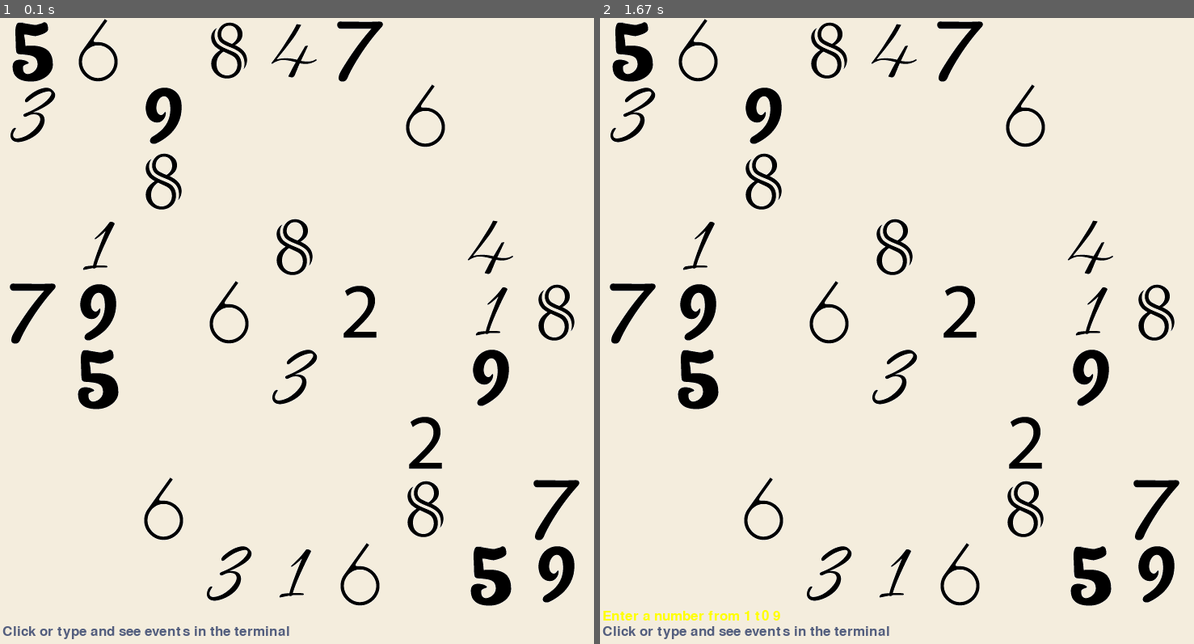
Above: before the commit, frames 1-2 (left to right).
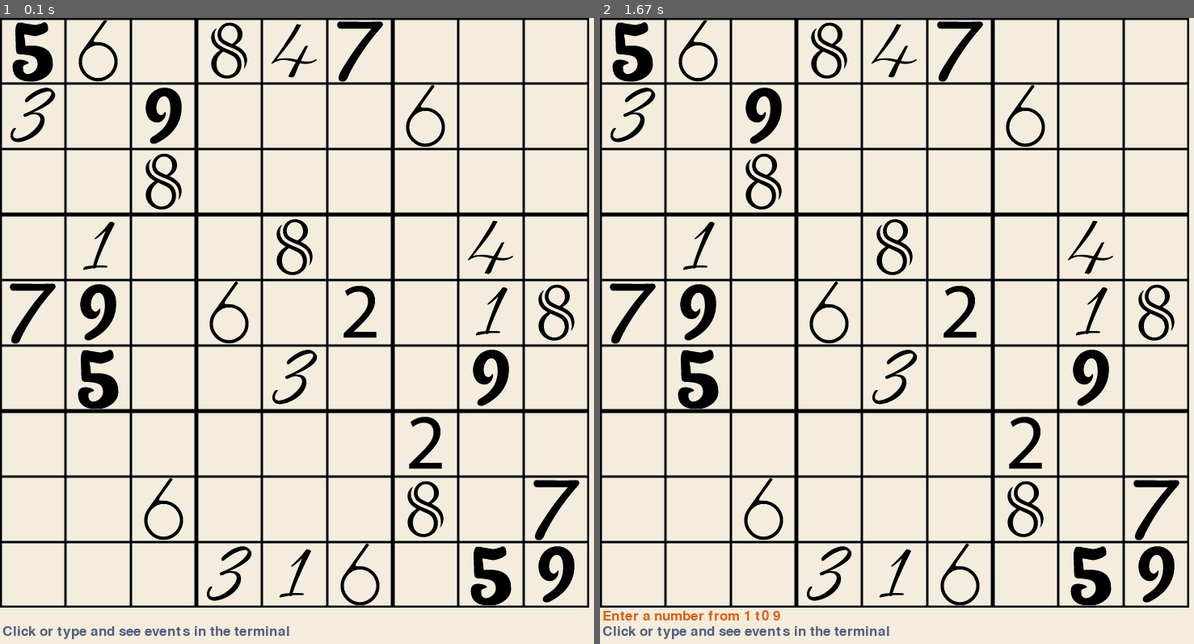
Above: after the commit, the same moments.

Repository: MAOneill/pygame-sudoku
Game: pygame game, started from pygame_soduko.py
Same seed, same stepped clock (60 frames per second), same inputs: the game is played once before the commit and once after it.
Inputs (mouse positions are in pixels of both pictures, inside the frame that each line leads up to):
- Up to frame 1 (0.1 s): no input
- Up to frame 2 (1.67 s): click (914, 331) at 0.38 s

The runs differ from the first frame. In frame 1, 10% of the frame differs, in the area x 0-100%, y 0-95%; in frame 2, 11%, in the area x 0-100%, y 0-97%.

Commit message:
added grid lines

Diff:
--- a/pygame_soduko.py
+++ b/pygame_soduko.py
@@ -143,7 +143,7 @@
     pitch_blue_color = (83,94,126)
     red_color = (255,0,0)
     green_color = (89,162,134)
-    orange_color = (26,139,79)
+    orange_color = (224,95,20)
 
     pygame.init()
     screen = pygame.display.set_mode((width, height))
@@ -152,6 +152,7 @@
     clock = pygame.time.Clock()
 
     # Game initialization
+    grid_image = pygame.image.load('numbers/big_grid_lines.png').convert_alpha()
     # image1 = pygame.image.load('numbers/1_background_transparent.png').convert_alpha()
     # image2 = pygame.image.load('numbers/2_background_transparent.png').convert_alpha()
     # image3 = pygame.image.load('numbers/3_background_transparent.png').convert_alpha()
@@ -184,7 +185,6 @@
     # print_grid(board,"inner")
 
     #message text
-    red_color = (255,255,0)
     font = pygame.font.Font(None, 25)
     message_text = font.render('', True, (orange_color))
 
@@ -197,7 +197,7 @@
                 print('mouse down at %d, %d' % event.pos)  #to terminal
                 # red_color = (255,255,0)
                 # font = pygame.font.Font(None, 25)
-                message_text = font.render('Enter a number from 1 t0 9', True, (red_color))
+                message_text = font.render('Enter a number from 1 t0 9', True, (orange_color))
                 # screen.blit(text, (event.pos[0], event.pos[1]))
                 #change the text if they press in a spot
                 #tell them what to do
@@ -221,6 +221,7 @@
 
                     screen.blit(board[cell].image, (board[cell].x_position,board[cell].y_position))
 
+        screen.blit(grid_image, (0,0))
         # screen.blit(image6, (250, 250))
         # screen.blit(pencil_image9, (600,600))
 
Binary file added: numbers/6_guess.jpg
